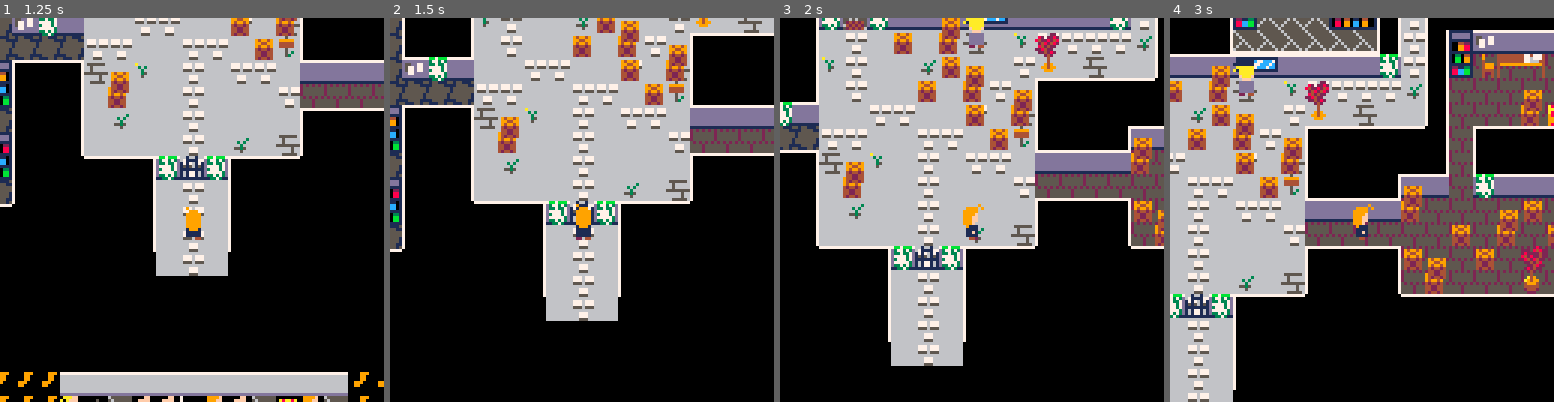
Above: before the commit, frames 1-4 (left to right).
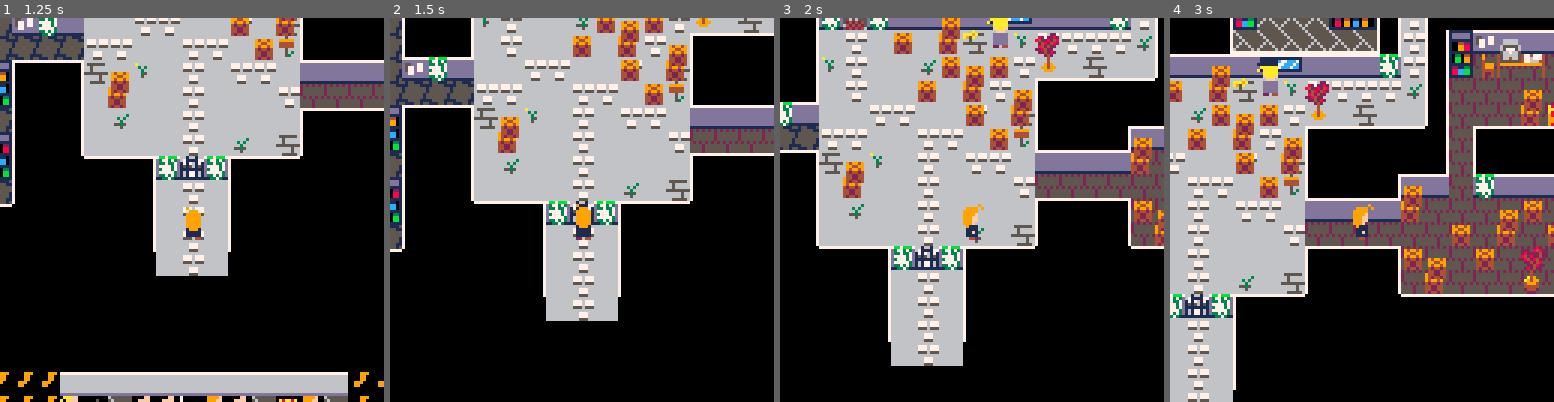
Above: after the commit, the same moments.

Repository: cpiod/mystery-in-amestris
Game: PICO-8 cartridge mystery_in_amestris.p8
Same seed, same stepped clock (60 frames per second), same inputs: the game is played once before the commit and once after it.
Inputs:
- Up to frame 1 (1.25 s): tap X (X key) at 0.33, 1.07 s; tap O (Z key) at 0.7 s
- Up to frame 2 (1.5 s): no input
- Up to frame 3 (2 s): hold Right from 1.6 s (still down); tap O (Z key) at 1.7 s; tap X (X key) at 1.85 s
- Up to frame 4 (3 s): release Right at 2.1 s; tap O (Z key) at 2.1, 2.5, 2.9 s; hold Up 2.15-2.42 s; hold Right from 2.47 s (still down); tap X (X key) at 2.97 s

Frame 1 is identical in both runs. In frame 2, 0.2% of the frame differs, in the area x 66-72%, y 0-4%; in frame 3, 1.0%; in frame 4, 1.7%, in the area x 16-92%, y 5-29%.

Commit message:
Dialogues

Diff:
--- a/mystery_in_amestris.p8
+++ b/mystery_in_amestris.p8
@@ -136,11 +136,16 @@
 
 faces={80,83,86,89,92}
 faces[9]=128
-names={"rOY mUSTANG",
-"aMELIA sMITH",
-"oWEN lOCKE",
-"vICTOR gREY",
-"mRS. cALVIN"}
+names={"rOY mUSTANG\
+state alchemist",
+"aMELIA sMITH\
+postwoman",
+"oWEN lOCKE\
+apprentice",
+"vICTOR gREY\
+mail manager",
+"mRS. cALVIN\
+librarian"}
 local s="a book"
 names[1000]=s
 names[1001]=s
@@ -176,12 +181,13 @@
   if(chat<900) spr(128,camx+98,camy+deltay,3,3,true)
  end
  names[chat]=names[chat] or ""
+ local namey=cnt(names[chat])*6
  for i=-1,1 do
   for j=-1,1 do
-   print(names[chat],camx+namex+i,camy+deltay+18+j,0)
+   print(names[chat],camx+namex+i,camy+deltay+18+j-namey,0)
   end
  end
- print(names[chat],camx+namex,camy+deltay+18,6)
+ print(names[chat],camx+namex,camy+deltay+18-namey,6)
 
  -- bg
  rectfill(3+camx,24+camy+deltay,125+camx,maxy+camy+24+deltay,1)
@@ -285,9 +291,20 @@
 
 dall[905]={"the flag of amestris. classy.",
 "wait... there is something\
-behind! you toss the flag."}
+behind! i'll toss the flag."}
 pall[905]={{2}}
 aall[905]={{"(look closer)"}}
+
+
+names[906]="some bottles"
+dall[906]={
+"\"l'authentique bouteille de\
+vin.\"\
+sounds fancy. i am pretty sure\
+alcohol is forbidden here... \
+it probably belongs to the\
+mail manager, vICTOR gREY."}
+
 
 -- mustang
 dall[1]={
@@ -300,30 +317,83 @@
 them i am capable of managing\
 central city by myself. so\
 don't tell them you were here.",
-"yes. black.",
+"yes. with milk and one sugar\
+cube.",
 "i'm all by myself. there is\
 also a wanabee alchemist named\
 oWEN lOCKE. mRS. cALVIN is\
 certainly in the library. and\
 i guess our mail manager,\
 vICTOR gREY, is nearby.",
-"i'd never ask such book. as\
-grumman says, i would not need\
-it. the best i can say is that\
-somebody used my name to get\
-it."
+"right. what do you want?",
+"i'd never ask for such a book.\
+as gRUMMAN says, i would not\
+need it. the best i can say is\
+that somebody used my name to\
+get it.",
+"wow. i didn't think you would\
+actually do it, you know.",
+"no.",
+"ok... but only because you\
+brought me coffee."
 }
 aall[1]={{
-"why am i really here?",
 "of course. do you want a\
 coffee as well?",
-"who works here? "},
-{"who works here?"},
-{},
-{"why am i really here?","do you want a coffee as well?"},
+"i won't go until i have\
+answers."
+},
+{},
+{},
+{},
+{"who works here?",
+"why am i really here?"},
 {}
 }
-pall[1]={{2,3,4},{4,0},{0},{2,3,0}}
+pall[1]={
+{3,5},
+{5},
+{},
+{5},
+{4,2,0},
+{}}
+
+dall[2]={
+"i didn't do anything wrong!",
+"what do you want?",
+"nothing at all! i mean...\
+mustang is really handsome,\
+isn't he? you don't have a\
+photo of him, by any chance?",
+"wow... thank you! how did\
+you...? never mind. thanks\
+again. i should go now!",
+"too bad...",
+"he is creepy.",
+"no, i swear! i always did my\
+job with great\
+conscientiousness."
+}
+
+aall[2]={
+{"i didn't say anything."},
+{"what are you doing here?",
+"what do you think of the mail\
+manager?",
+"do you know something about\
+missing packages?"},
+{"what? no!"},
+{},
+{}}
+
+pall[2]={
+{2},
+{3,6,7,0},
+{5},
+{2},
+{0},
+{2},
+{2}}
 
 -- owen locke
 dall[3]={
@@ -342,9 +412,9 @@
 failing, even though i am sure\
 my theory is correct.",
 "as soon as my experiments\
-work. i could pass the examen\
+work. i could pass the exam\
 now, but i want to work with\
-roy mustang and learn his\
+rOY mUSTANG and learn his\
 alchemy. to do that, i must\
 impress him first.",
 "i don't know yet. something\
@@ -361,63 +431,57 @@
 tellurician, because my\
 research is about telluric\
 energy. thanks for the tip.\
-here is an advice for your\
+here is some advice for your\
 little mail investigation:\
 there is an hidden door in\
-the right wall of the package\
-room. look for a grey wall.",
+the right wall of the lower\
+package room. look for a grey\
+wall.",
 "too bad.",
 "no. he is rude and he doesn't\
 respect the alchemists.",
 "she is a wonderful lady.\
 skillful and mischievous.\
 don't let her old age fool\
-you: she is very powerful."
+you: she is very powerful.",
+"what do you want?"
 }
 
 aall[3]=
-{{"tell me more about your\
-research",
-"when will you try the state\
-alchemist examen?",
-"do you know anything about\
-some missing mail?",
-"do you like the mail manager?",
-"do you know the librarian?"},
+{{},
 {"when will you try the state\
-alchemist examen?"},
-{"tell me more about your\
-research",
-"what will be your state\
+alchemist exam?"},
+{"what will be your state\
 alchemist codename?"},
 {"the mad gardener",
 "the tellurician",
 "the soil-eater",
 "no."},
+{},
+{},
+{},
+{},
+{},
+{},
 {"tell me more about your\
-research"},
-{},
-{},
-{},
-{"do you know the librarian?",
-"tell me more about your\
-research"},
-{"do you like the mail manager?",
-"tell me more about your\
-research"}
+research",
+"do you like the mail manager?",
+"do you know the librarian?"
 }
+}
 
 pall[3]={
-{2,3,5,9,10,0},
-{3,0},
-{2,4},
+{11},
+{3},
+{4},
 {6,7,6,8},
-{2,0},
-{},
-{},
-{},
-{10,2},
-{9,2}
+{11},
+{},
+{},
+{},
+{11},
+{11},
+{2,9,10,0},
 }
 
 -- victor grey
@@ -432,9 +496,10 @@
 "amelia, the postwoman? she is\
 a nice girl. far more clever\
 that she sounds. she managed\
-to bring the mail to here. i\
-think she likes me.",
-"roy mustang. he told me\
+to bring the mail here to see\
+me more often. i think she\
+likes me.",
+"rOY mUSTANG. he told me\
 that's nothing, that he\
 doesn't even remember what\
 these packages were. but i\
@@ -443,17 +508,18 @@
 "i mean... that's possible, of\
 course. but i don't think so.\
 she has always been honest\
-with me. that's a rare quality.",
+with me. that's a rare\
+quality.",
 "i don't see him much. always\
 working in his greenhouse,\
-night and day. he received a\
-lot of fertilizer, recently.\
+night and day. he received\
+lots of fertilizer, recently.\
 probably for his experiments.\
-he wants to impress mustang\
+he wants to impress mUSTANG\
 but the colonel doesn't give\
 him much attention.",
 "no. i don't trust alchemists.\
-specially state alchemists.\
+especially state alchemists.\
 and he is too flirtatous with\
 ladies.",
 "beware the old mrs. calvin:\
@@ -463,85 +529,145 @@
 returning your books to the\
 library. she is probably the\
 least unbearable state\
-alchemist.",
+alchemist. she is secretive.\
+i think there is an hidden\
+room somewhere in her\
+library...",
 "and that's why i hate state\
 alchemists.",
 "no. but i registered them\
 when they arrived. one came\
 from a library from east city.\
-it was an alchemist book about\
+it was an alchemy book about\
 explosives, addressed to\
-mustang. the second came in a\
-bag. i didn't open it; maybe\
-electrial wire or ropes? the\
-last was a letter addressed to\
-mustang.",
+mUSTANG. the second one came\
+in a bag. i didn't open it;\
+maybe electrial wire or ropes?\
+the last was a letter addressed\
+to mUSTANG.",
 "it doesn't mean your time is\
 worth more than mine.",
-"okay. i can maybe get you two\
-minutes of my time. what to\
-you want?"
+"okay. i can maybe give you two\
+minutes of my time.",
+"what to you want?"
 }
 
 aall[4]={
 {"i am a state alchemist!"},
 {"can i help you?",
 "who were the missing packages\
-addressed to?",
-"do you know the postwoman?"},
-{},
-{"she seems to prefer mustang.",
+addressed to?"},
+{},
+{"she seems to prefer mUSTANG.",
 "do you think she could be the\
 thief?"},
-{"do you know mustang well?",
-"what can you tell me about\
-the librarian?",
-"so nobody knows what was\
+{"so nobody knows what was\
 inside these packages?"},
-{"who were the missing packages\
-addressed to?"},
-{"do you know the blonde girl?",
-"do you know mustang well?",
-"what can you tell me about\
-the librarian?",
-"who were the missing packages\
-addressed to?"},
-{"do you know the blonde girl?",
-"what do you think of the\
-apprentice?"},
-{"what do you think of the\
-apprentice?",
-"do you know mustang well?"},
-{},
-{"do you know mustang well?",
-"do you know the blonde girl?"},
+{},
+{},
+{},
+{},
+{},
+{},
+{},
 {},
 {"you seem worried.",
 "do you know the blonde girl?",
 "what do you think of the\
 apprentice?",
-"do you know mustang well?",
+"do you know mUSTANG well?",
 "what can you tell me about\
 the librarian?"}
 }
 
 pall[4]={
 {12,0},
-{3,5,4},
-{},
-{10,6,0},
-{8,9,11},
-{5,0},
-{4,8,9,5,0},
-{4,7},
-{7,8},
-{},
-{8,4,0},
-{},
-{2,4,7,8,9}
+{3,5},
+{},
+{10,6},
+{11},
+{14},
+{14},
+{14},
+{14},
+{},
+{14},
+{},
+{14},
+{2,4,7,8,9},
 }
 
-dall[1000]={"    == equivalent exchange ==\
+dall[5]={
+"hello, dear! it's rare to see\
+a new face around here.",
+"what are you interested in?",
+"why the past tense? i am\
+still a powerful alchemist!\
+specialized in all kind of\
+explosives. in fact, i still\
+help victor to verify that\
+the packages we received are\
+not booby-trapped.",
+"he is very ambitious, yet he\
+is a good leader. but don't\
+trust him too much.",
+"of course! he could not harm\
+anyone. he is very sweet with\
+everyone and he brings me\
+cookies once in a while. i\
+love to chat with him. i even\
+offered him one of my books.",
+"i call him grumpy, he calls\
+me an old bat. we like each\
+other.\
+he is secretive. did you know\
+he has a secret room?",
+"oh, dear! where was it?",
+"he is so forgetful! it's a\
+rare book about large scale\
+transmutation. thank you for\
+bringing it back. how can i\
+thank you? i know! here: take\
+this alchemy-fueled camera!\
+it's an expansive gift.",
+"before doing that, you'd have\
+to tell me all about your\
+interests. only then i could\
+make a relevant recommendation\
+for you."
+}
+aall[5]={
+{},
+{"can you recommend me a book?",
+"i was told you were a\
+powerful alchemist.",
+"what do you think of mustang?",
+"should i trust the\
+apprentice?",
+"do you like the mail manager?"
+},
+{},
+{},
+{},
+{},
+{"in oWEN's room."},
+{"thank you!"},
+{"let's not do that."}
+}
+
+pall[5]={
+{2},
+{9,3,4,5,6,0},
+{2},
+{2},
+{2},
+{2},
+{8},
+{},
+{2}
+}
+
+dall[1000]={"  == equivalent exchange ==\
 \
 alchemy is the science of\
 transmutation. and as all\
@@ -549,12 +675,12 @@
 alchemy follows the principle\
 of equivalent exchange: in\
 order to obtain or create\
-something, something or equal\
+something, something of equal\
 value must be lost or\
 destroyed."}
 
 dall[1001]={
-"    == alchemy: lesson 4 ==\
+"  == alchemy: lesson 4 ==\
 \
 transmutation is a sequence\
 of three steps:\
@@ -574,7 +700,13 @@
 pall[1001]={{2}}
 
 dall[1002]={
-"    == combustion ==\
+"to oWEN lOCKE,\
+i wish you a great future.\
+and don't let mUSTANG annoy\
+you.\
+\
+             aMANDA cALVIN",
+"  == combustion ==\
 \
 combustion relies on three\
 ingredients:\
@@ -582,21 +714,16 @@
 - oxygen\
 - fuel\
 fuel can be wood, alcohol,\
-natural gaz, oil,...\
+natural gas, oil,...\
 explosives are based on\
 phosphorus or sulfur."
 }
+pall[1002]={{2}}
 
 names[1003]="a gray book"
 dall[1003]={
 "that's the gray book that is\
-missing!\
-\
-you take it with you.",
-"you find an old key hidden\
-inside."}
-pall[1003]={{2}}
-aall[1003]={{"(open the book)"}}
+missing!"}
 
 names[1004]="a key"
 dall[1004]={
@@ -605,12 +732,18 @@
 \
 you take it with you."}
 
+names[1005]="a key"
+dall[1005]={
+"you find an old rusty key.\
+\
+you take it with you."}
+
 names[1010]="a note on the entrance"
 dall[1010]={
 "alchemy library\
 \
 return your books in time or\
-suffer wy wrath.\
+suffer my wrath.\
 \
 mRS. cALVIN"}
 
@@ -628,7 +761,7 @@
 dall[1012]={
 "rOY,\
 \
-i don't know why you so seem\
+i don't know why you seem\
 so interested in books about\
 explosive transmutation. you\
 should probably be the one\
@@ -648,8 +781,7 @@
 
 names[1014]="a pile of files"
 dall[1014]={
-"the files mustang wants me to\
-process. no way."}
+"a very high pile of the files."}
 
 names[1015]="a note on the wall"
 dall[1015]={"if i'm not here, ring the\
@@ -659,7 +791,7 @@
 ps: there is no bell."}
 
 names[1016]="a pile of receipts"
-dall[1016]={"some signatures are missing."}
+dall[1016]={"nothing interesting here."}
 
 names[1017]="some drawings"
 dall[1017]={"a sketch of a transmutation\
@@ -676,12 +808,10 @@
 window. as soon as she sees\
 you, she hides."}
 
-names[1022]="some bottles"
+names[1022]="a grey book"
 dall[1022]={
-"\"l'authentique bouteille de\
-vin.\"\
-sounds fancy. i am pretty sure\
-alcohol is forbidden here..."}
+"i have no reason yet to check\
+this book."}
 
 names[1023]="a sack of fertilizer"
 dall[1023]={
@@ -744,7 +874,7 @@
 
 names[1036]="a heavy box"
 dall[1036]={
-"that wood seem breakable. with\
+"that wood seems breakable. with\
 some tool, you could open it."}
 
 names[1037]="a heavy box"
@@ -753,6 +883,32 @@
 crowbar. it explodes!",""}
 aall[1037]={{"die?"}}
 pall[1037]={{2}}
+
+names[1038]="an alchemy-fueled\
+coffee machine"
+dall[1038]={
+"coffee?",
+"milk?",
+"sugar?",
+"sugar?",
+"caution: it's hot.",
+"caution: it's hot.",
+"you remember you hate coffee.",
+"just like mUSTANG likes it."}
+aall[1038]={
+{"yes","no"},
+{"yes","no"},
+{"no","one sugar cube","two sugar cubes"},
+{"no","one sugar cube","two sugar cubes"},
+}
+pall[1038]={
+{2},
+{4,3},
+{5,5,5},
+{5,5,5},
+{7},
+{8}
+}
 -->8
 -- draw
 
@@ -798,7 +954,8 @@
 	if(mode==2)	prt_dial(d,a)
 
 	if mode==3 then
-	 sspr(48,96,3*8,4*8,camx+100,camy+9,3*8,4*8)
+	 spr(198,camx+100,camy+9,3,3)
+	 spr(246,camx+100,camy+9+3*8,2,1)
 	 sspr(72,104,7*8,3*8,camx+1,camy+10,7*8*2,3*8*2)
 	 if t()%1<.8 then
    print_center("press z to investigate",camx,camy+90,8)
@@ -909,8 +1066,8 @@
  {nbspr=64,id=1020,x=33,y=6},
  {nbspr=66,x=34,y=6},
  -- postwoman window
- {nbspr=65,id=1021,x=31,y=13},
- {nbspr=66,x=32,y=13},
+ {nbspr=65,id=1021,x=32,y=13},
+ {nbspr=66,x=33,y=13},
  -- alchemist room
  {nbspr=65,x=19,y=2},
  {nbspr=66,x=20,y=2},
@@ -926,6 +1083,15 @@
 -- library entrance
  {nbspr=240,id=1010,x=22,y=17},
 
+
+ -- fertilizer
+ {nbspr=166,id=1023,x=48,y=4},
+ {nbspr=167,id=1023,x=38,y=6},
+ {nbspr=167,id=1023,x=43,y=4,f=true},
+ {nbspr=168,id=1023,x=60,y=8},
+ {nbspr=168,id=1023,x=42,y=5,f=true},
+
+
  -- outside boxes
  {nbspr=71,x=42,y=10},
  {nbspr=55,x=42,y=9},
@@ -933,6 +1099,7 @@
  {nbspr=55,x=64,y=4},
  {nbspr=55,x=42,y=5},
  {nbspr=71,x=42,y=6},
+ {nbspr=70,x=32,y=15},
  {nbspr=70,x=42,y=7},
  {nbspr=70,x=42,y=4},
  {nbspr=70,x=53,y=2},
@@ -1043,7 +1210,7 @@
  {nbspr=171,x=57,y=8,f=true},
 
  -- wine
- {nbspr=-1,id=1022,x=119,y=8},
+ {nbspr=-1,id=906,x=119,y=8},
 
 -- office book
  {nbspr=241,id=1000,x=17,y=8},
@@ -1061,13 +1228,6 @@
  {nbspr=243,id=1011,x=19,y=17},
 -- greenhouse
  {nbspr=243,id=1017,x=58,y=8},
-
- -- fertilizer
- {nbspr=166,id=1023,x=48,y=4},
- {nbspr=167,id=1023,x=38,y=6},
- {nbspr=167,id=1023,x=43,y=4,f=true},
- {nbspr=168,id=1023,x=60,y=8},
- {nbspr=168,id=1023,x=42,y=3,f=true},
 
  -- watering
  {nbspr=155,id=903,x=56,y=4},
@@ -1098,6 +1258,9 @@
  {nbspr=173,x=51,y=5},
  {nbspr=173,x=53,y=5},
  {nbspr=173,x=52,y=7,f=true},
+
+ {nbspr=38,id=1038,x=42,y=13},
+ {nbspr=248,x=42,y=12},
 
  -- trees
  {nbspr=56,x=91,y=6},
@@ -1187,13 +1350,17 @@
  st_crowbar=true
  st_final_dial=false
  st_letter=false
+ st_missing=false
+ st_know_wbook=false
+ st_camera=false
+ st_coffee=false
 
  -- npc
  mustang={id=1,x=34,y=9}
  add(npc,mustang)
  calvin={id=5,x=9,y=23}
  add(npc,calvin)
- amelia={id=2,x=31,y=14,f="up"}
+ amelia={id=2,x=32,y=14,f="up"}
  add(npc,amelia)
  grey={id=4,x=45,y=13,f=true}
  add(npc,grey)
@@ -1204,6 +1371,8 @@
  add(npc,letter)
  key_g={nbspr=245,id=1004,x=120,y=10}
  add(npc,key_g)
+ key_l={nbspr=245,id=1005,x=31,y=14}
+ add(npc,key_l)
  door_g={nbspr=-1,id=1025,x=60,y=5}
  add(npc,door_g)
  door_g2={nbspr=-1,id=1032,x=49,y=3}
@@ -1212,7 +1381,7 @@
  add(npc,door_l)
  flag_l={nbspr=54,id=905,x=8,y=13}
  add(npc,flag_l)
- wbook={nbspr=242,id=1003,x=109,y=25}
+ wbook={nbspr=242,id=1022,x=109,y=25}
  add(npc,wbook)
  crowbar={nbspr=181,id=1035,x=97,y=8}
  add(npc,crowbar)
@@ -1225,10 +1394,34 @@
  add(npc,f3)
 
 function check_update(chat,nb)
- if st_key_g and chat==1025 then
+ if not st_missing and chat==4 and nb==2 then
+  st_missing=true
+  add(aall[3][11],"do you know anything about\
+some missing mail?",2)
+  add(pall[3][11],5,2)
+ elseif chat==1 and nb==3 then
+  pall[1038][4][2]=6
+ elseif chat==1 and nb==7 then
+  st_coffee=true
+ elseif st_coffee and chat==1 and nb==8 then
+  st_photo=true
+  return 1,9
+ elseif chat==1038 and nb==8 then
+  aall[1][1][1]="here is your coffee."
+  pall[1][1][1]=7
+ elseif not st_know_wbook and chat==1011 then
+  st_know_wbook=true
+ elseif not st_camera and chat==5 and nb==8 then
+  st_camera=true
+  add(aall[1][1],"can i photograph you?")
+  add(pall[1][1],8)
+ elseif st_key_g and chat==1025 then
   mset(60,5,229)
   del(npc,door_g)
   return 1031,1
+ elseif not st_key_l and chat==1005 then
+  st_key_l=true
+  del(npc,key_l)
  elseif not st_key_g and chat==1004 then
   st_key_g=true
   del(npc,key_g)
@@ -1251,10 +1444,13 @@
   del(npc,letter)
   st_letter=true
   add(aall[1][1],"i found a strange letter\
-from grumman")
-  add(pall[1][1],5)
+from gRUMMAN",3)
+  add(pall[1][1],6,3)
+ elseif st_know_wbook and chat==1022 then
+  add(aall[5][2],"i found your grey book!",6)
+  add(pall[5][2],7,6)
+  return 1003,1
  elseif chat==1003 then
-  st_key_l=true
   del(npc,wbook)
  elseif not st_crowbar and chat==1035 then
   st_crowbar=true
@@ -1358,13 +1554,14 @@
  if(doall) dt=100
 
  if dt>t11 then
+  local r=min(10,(dt-t11)/(t1-t11)*10)
   for i=-1,1 do
    for j=1,5 do
-    circ(pts[j].x,pts[j].y,10+i,2)
+    circ(pts[j].x,pts[j].y,r+i,2)
    end
   end
   for j=1,5 do
-   circ(pts[j].x,pts[j].y,10,8)
+   circ(pts[j].x,pts[j].y,r,8)
   end
  end
 
@@ -1400,25 +1597,21 @@
 end
 
 fire={{x=40,y=20,t=9*rnd()},
-{x=43,y=13,t=9*rnd()},
 {x=46,y=13,t=9*rnd()},
 {x=40,y=14,t=9*rnd()},
 {x=42,y=19,t=9*rnd()},
 {x=38,y=21,t=9*rnd()},
-{x=48,y=13,t=9*rnd()},
 {x=44,y=22,t=9*rnd()},
 {x=36,y=20,t=9*rnd()},
 {x=41,y=22,t=9*rnd()},
-{x=42,y=15,t=9*rnd()},
 {x=38,y=15,t=9*rnd()},
 {x=40,y=17,t=9*rnd()},
 {x=50,y=14,t=9*rnd()},
-{x=43,y=19,t=9*rnd()},
 {x=41,y=10,t=9*rnd()},
 {x=46,y=10,t=9*rnd()}}
 
 expl={}
-for i=1,8 do
+for i=1,3 do
  add(expl,{x=8*36+rnd(8*16),y=10*8+rnd(8*13),r=rnd(8)})
 end
 
@@ -1459,14 +1652,14 @@
 00000000ee1171eeeeddfdeeee2222eeeeccfceeee4444eeeedddddeee11111eee11111eee11111eee11111eee11f1eeee1f11eeee11f1eeee111feeeee66fee
 00000000ee1111eeeeddddeeee2222eeeecccceeee4e24eeeedddddeee11111eee11111eee11111eee11111eee1111eeee1111eeee1111eeee1111eeeee666ee
 00000000eee442eeeee442eeeeedd1eeeeedd1eeee4ee4eeee22e44eee22e44eeeeee44eee22e44eee22eeeeeee442eeee44e22eeee244eeee22e44eeeeed1ee
-65555555655555557777777777777777777777777000000077777777000000077000000777777777777777777777777751551115565565562525252551111111
-56555555565555556666666664444466dddddddd7000000070000007000000077000000770000000000000000000000711555511556555652555555515111111
-55655555556555556666666664111466dddddddd7000000070000007000000077000000770000000000000000000000715555555555656552555555511511111
-55565555555655556666666664111466dddddddd7000000070000007000000077000000770000000000000000000000715555555555565552555555511151111
-55656555556565556666666664444466dddddddd7000000070000007000000077000000770000000000000000000000755555551555655555252525211515111
-56555655524242456666666662444466dddddddd7000000070000007000000077000000770000000000000000000000755555551556565555555255515111511
-65555565642424256666666664444466dddddddd7000000070000007000000077000000770000000000000000000000711555511565556555555255551111151
-5555555652424246ddddddddd44444dd111111117000000070000007000000077000000770000000000000000000000751115515655655655555255511111115
+655555556555555577777777777777777777777770000000e5666665000000077000000777777777777777777777777751551115565565562525252551111111
+56555555565555556666666664444466dddddddd70000000e5664665000000077000000770000000000000000000000711555511556555652555555515111111
+55655555556555556666666664111466dddddddd70000000e5555555000000077000000770000000000000000000000715555555555656552555555511511111
+55565555555655556666666664111466dddddddd70000000eeeeeeee000000077000000770000000000000000000000715555555555565552555555511151111
+55656555556565556666666664444466dddddddd70000000eeeeeeee000000077000000770000000000000000000000755555551555655555252525211515111
+56555655524242456666666662444466dddddddd70000000eeeeeeee000000077000000770000000000000000000000755555551556565555555255515111511
+65555565642424256666666664444466dddddddd70000000eeeeeeee000000077000000770000000000000000000000711555511565556555555255551111151
+5555555652424246ddddddddd44444dd1111111170000000eeeeeeee000000077000000770000000000000000000000751115515655655655555255511111115
 444444444444444444444444111111111111111111111111ebb7bbbeeeeeeeeeeeee3b3e6000000066166166565565561d11ddd19eeee88888eeee9e66666666
 4444444444dddd44444444441dddddddddddddd11dddddd1e377373eeeeeeeeee33eb4b360000000671111773b355565dd1111dde9e88ee9ee88e9ee6a666666
 4444444444111144444444441dddddddddddddd11dddddd1e337337eeeeeeeee3b3333436000000017176171b3b65655d1111111ee8eee9e9eee8eee66363666
@@ -1566,11 +1759,11 @@
 eeeeeeeeee3b3b3eeeeeeeeee77e777e66666eeeeeeaeeeeeeeeeee0888880eeeeeeeeeeeeeee0999000a900a90a90e00a900e0a9990a9990a90a900000a9990
 eeeeeeeee83b3b3eeeeeeeeee776777e76867eeeaaa9aeeeeeeeeeee0888880eeeeeeeeeeeee0990990099999999990a999990a9999099990999990a90a99990
 e55ee77ee8eeeeeeeeeeeeeee77666ee77777eeea9eaeeeeeeeeeeeee0088880eeeeeeeeeeee099099009900990099099009909900009900099000099099000e
-e577e77eee8eeeeeeeeeeeeeeeeeeeeeeeeeeeeeeeeeeeeeeeeeeeeeee088080eeeeeeeeeee099009900990099009099999990999900990e0990ee099099990e
-e577e77eeeeeeeeeeeeee55eeeeeeeeeeeeeeeeeeeeeeeeeeeeeeeeee0888880eeeeeeeeeee099999909900990099099000000009990990e0990ee0990009990
-ee77eeeeeeeeeeeeeeeee66eeeeeeeeeeeeeeeeeeeeeeeeeeeeeeeeee088880eeeeeeeeeee09900099099009900990099009090009909990090eee0909000990
-eeeeeeeeeeeeeeeeeeeee66eeeeeeeeeeeeeeeeeeeeeeeeeeeeeeeeeee0880eeeeeeeeeeee0990e099999009900990099999099999009990990ee0990999990e
-eeeeeeeeeeeeeeeeeeeeeeeeeeeeeeeeeeeeeeeeeeeeeeeeeeeeeeeeeee00eeeeeeeeeeeeee00eee00000ee00ee00ee00000e00000ee000e00eeee00e00000ee
+e577e77eee8eeeeeeeeeeeeeeeeeeeeeeeeeeeeeeeeeeeeeeeeeeeeeee088080ee66666eeee099009900990099009099999990999900990e0990ee099099990e
+e577e77eeeeeeeeeeeeee55eeeeeeeeeeeeeeeeeeeeeeeeeeeeeeeeee0888880ee66666eeee099999909900990099099000000009990990e0990ee0990009990
+ee77eeeeeeeeeeeeeeeee66eeeeeeeeeeeeeeeeeeeeeeeeeeeeeeeeee088880ee6555556ee09900099099009900990099009090009909990090eee0909000990
+eeeeeeeeeeeeeeeeeeeee66eeeeeeeeeeeeeeeeeeeeeeeeeeeeeeeeeee0880eee6577756ee0990e099999009900990099999099999009990990ee0990999990e
+eeeeeeeeeeeeeeeeeeeeeeeeeeeeeeeeeeeeeeeeeeeeeeeeeeeeeeeeeee00eeee5667665eee00eee00000ee00ee00ee00000e00000ee000e00eeee00e00000ee
 
 
 
@@ -1702,8 +1895,8 @@
 
 
 __gff__
-0000000000000000000000000000000001000000000000000000000000000000010100000000000000000000010101010000000000000001010100010100000100000000000000000001010101000000000000000000000000000000000000010000000000000000000000000000000000000000000000000000000000000001
-0000000000000000000000000001010100000000000000000000000001010001000000000000000000000000000000010000000000000001010000000000010100000000000000000000000000000000000000000001000000000000000000000000000000010000000000000000000000000000000000000000000000000000
+0000000000000000000000000000000001000000000000000000000000000000010100000000000000000000010101010000000000000001010100010100000100000000000001000001010101000000000000000000000000000000000000010000000000000000000000000000000000000000000000000000000000000001
+0000000000000000000000000001010100000000000000000000010001010001000000000000000000000000000000010000000000000001010000000000010100000000000000000000000000000000000000000001000000000000000000000000000000010000000000000000000000000000000000000000000000000000
 __map__
 0000000000000000000000000000000000000000000000000000000000000000000000000000000000000000000000000000000000000000000000000000000000000000000000000000000000000000000000000000000000000000000000000000000000000000000000000000000000000000000000000000000000000000
 0000000000000000000000000000000000000000000000000000000000000000000000000027222222222222222222222222222222222222222222222222222222250000000000000000000000000000000000000000000000000000000000000000000000000000000000000000000000000000000000000000000000000000
Not shown, changed: atlas.aseprite
